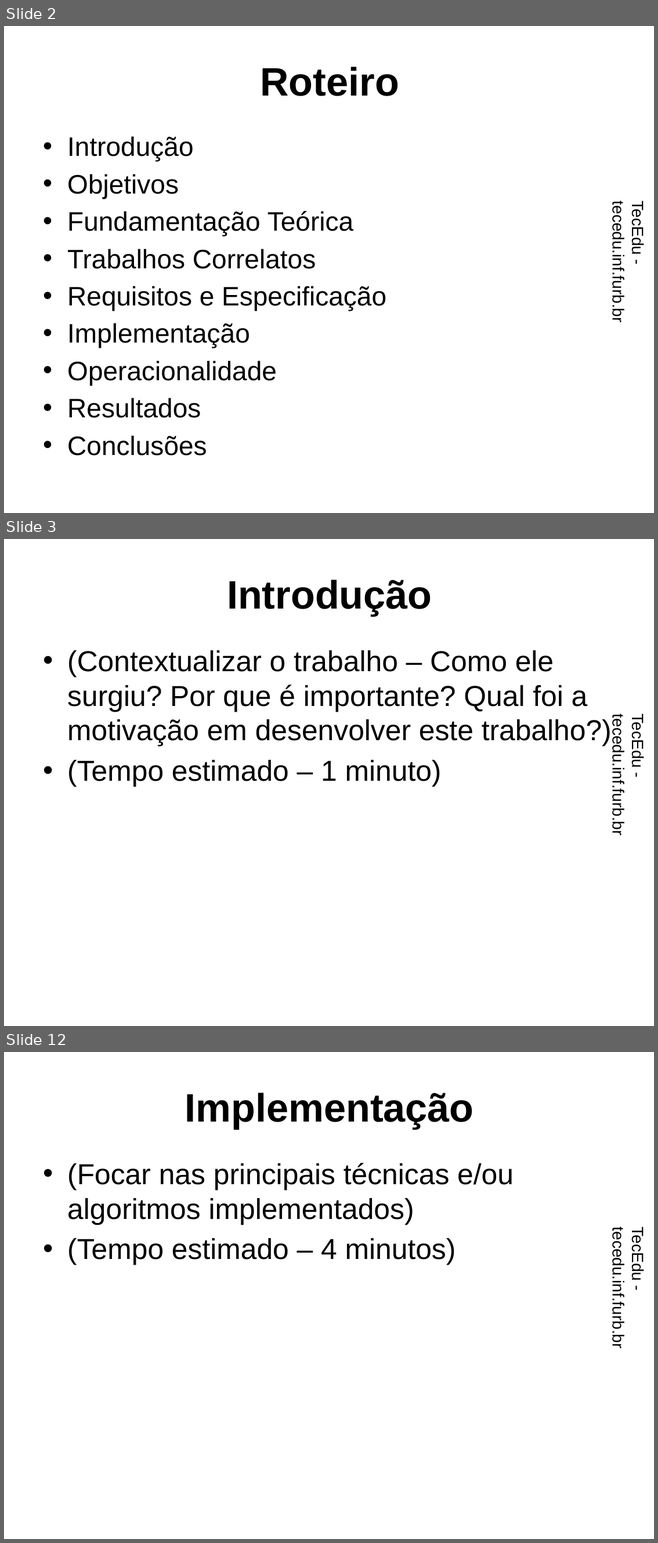
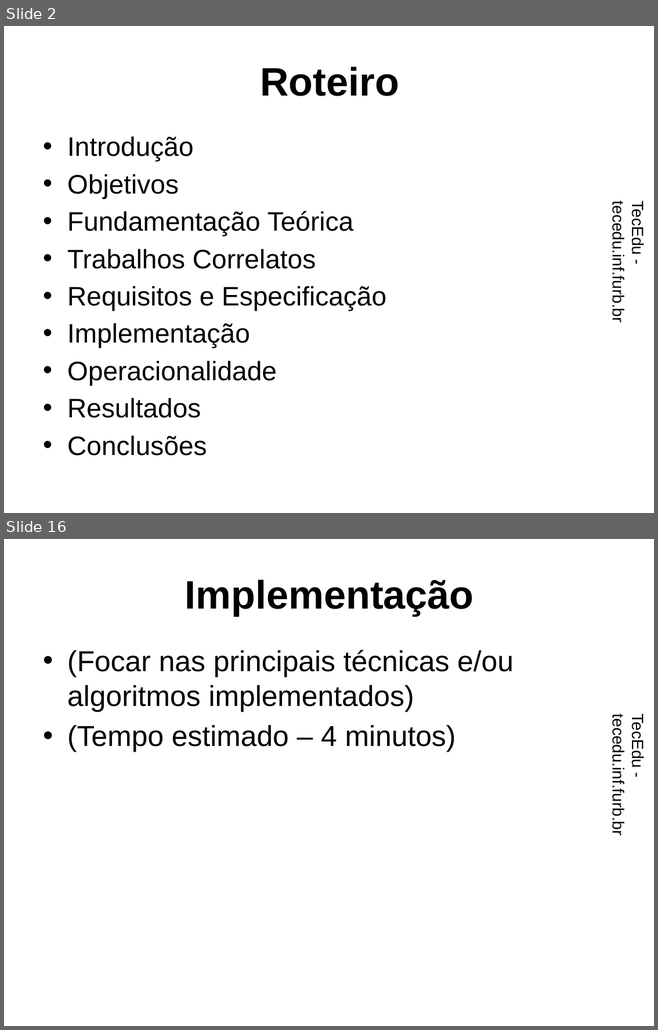
Before and after one commit to dalton-reis/tcc_RodrigoWernkePereira, a slide deck: Apresentação/EcosAR.pptx. Shown one above the other, each under a label of ours: slides 2, 3 and 12 before the commit, slides 2 and 16 after it; the slides between them are not shown. The pictures are 658x1543 and 658x1030 pixels, drawn with LibreOffice and Linux fonts; fonts in the diff are those of the drawing; background and template pictures are left out. Boxes give left, top, right and bottom in pixels: in the first picture for what was removed or moved away, otherwise in the second. Text is boxed around its words. In the diff, an @@ line names an element or a change of style, - is before the commit and + after.

```diff
--- a/Apresentação/EcosAR.pptx
+++ b/Apresentação/EcosAR.pptx
@@ slide 3 removed at [4,539,654,1026], background picture (left out); not listed: 1 template element that a slide beside it also shows @@
@@ title removed at [227,580,431,616] @@
-Introdução
@@ text removed at [67,650,611,787] @@
-• (Contextualizar o trabalho – Como ele surgiu? Por que é importante? Qual foi a motivação em desenvolver este trabalho?)
-• (Tempo estimado – 1 minuto)
@@ what was slide 12 is now slide 16 @@
```
Also in this commit, not shown: 1 slide changed, 21 slides added, 10 other slides removed.
